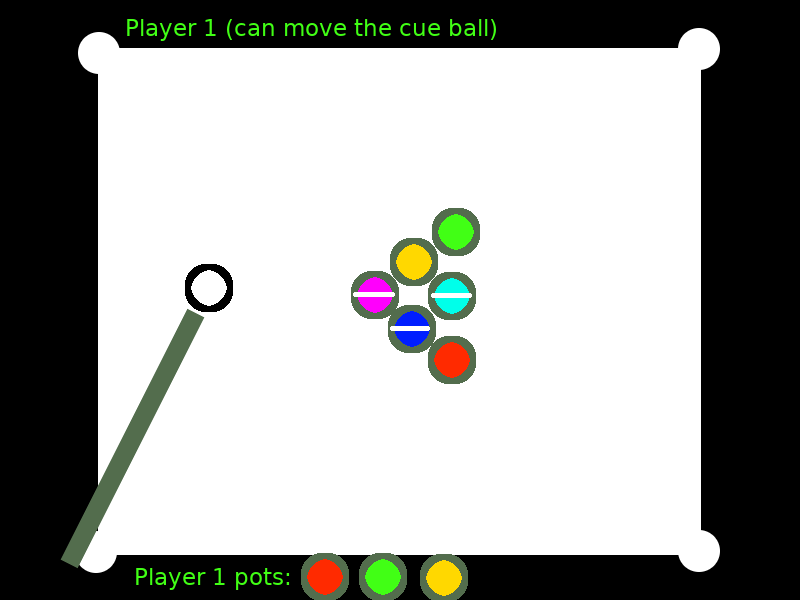
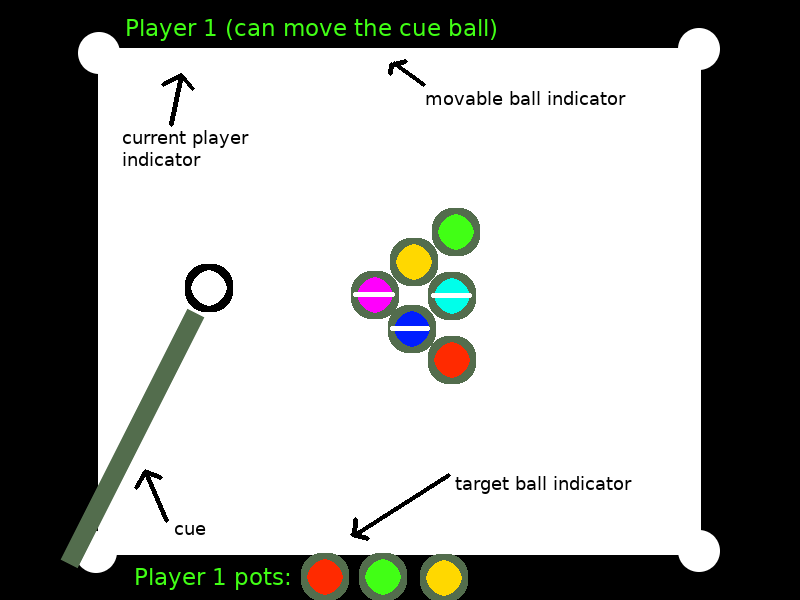
Revision of a layered 800 × 600 image; what changed, layer by layer:
added layer "cue" above "target ball indicator" over [175, 525, 206, 535]
added layer "target ball indicator" above "movable ball indicator" over [455, 476, 632, 494]
added layer "movable ball indicator" above "current player ..." over [426, 91, 626, 105]
added layer "current player ..." above "Background" over [123, 130, 249, 166]
painted on "Background" over [134, 59, 451, 541]
